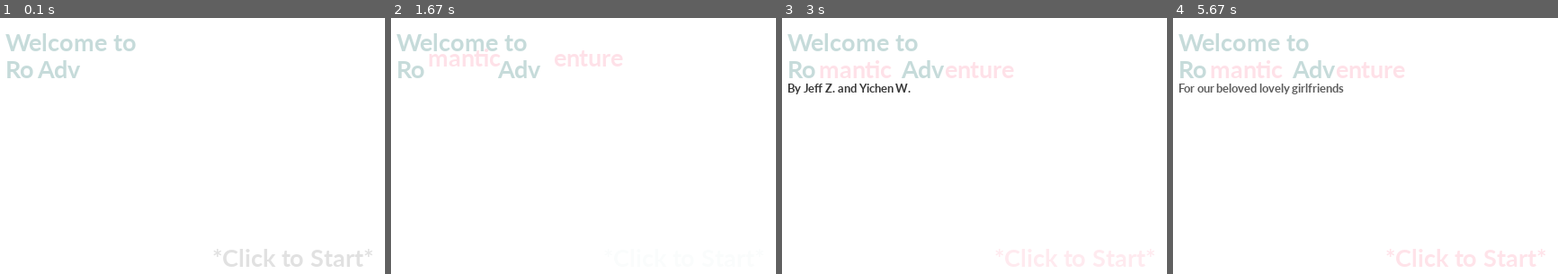
Above: before the commit, frames 1-4 (left to right).
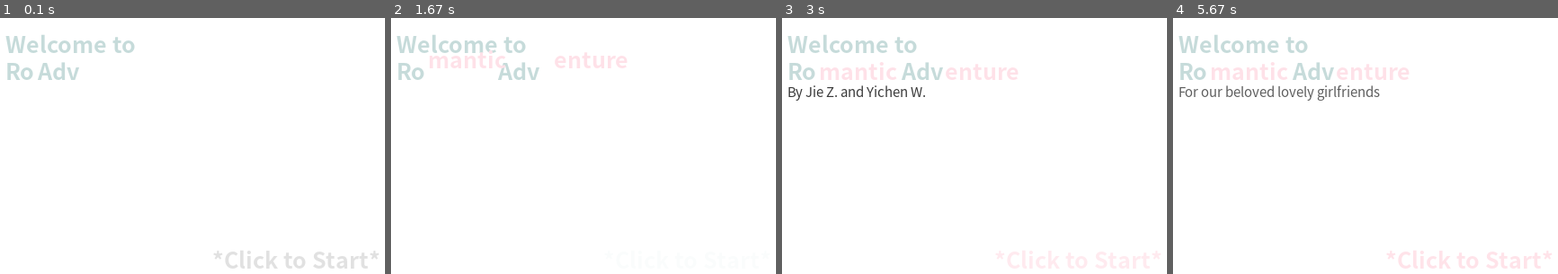
Above: after the commit, the same moments.

Repository: Pitrick3141/RoAdv
Game: pygame game, started from main.py
Two runs of this game, one before a commit and one after it. Both use one fixed random seed, a clock stepped at 60 frames per second and the inputs below.
Inputs (mouse positions are in pixels of both pictures, inside the frame that each line leads up to):
- Up to frame 1 (0.1 s): no input
- Up to frame 2 (1.67 s): click (695, 243) at 0.38 s
- Up to frame 3 (3 s): no input
- Up to frame 4 (5.67 s): no input

The runs differ from the first frame. In frame 1, 2.2% of the frame differs, in the area x 1-99%, y 5-98%; in frame 2, 2.2%; in frame 3, 3.2%; in frame 4, 4.4%.

Commit message:
Change Font to support Chinese Characters

Diff:
--- a/FormHome.py
+++ b/FormHome.py
@@ -41,8 +41,10 @@
         # 在主页面上显示文本
         color = kwargs.get('color') if 'color' in kwargs.keys() else globles.title_blue
         alpha = kwargs.get('alpha') if 'alpha' in kwargs.keys() else 255
-        size = kwargs.get('size') if 'size' in kwargs.keys() else 30
-        font = pygame.font.SysFont('Calibri', size, True, False)
+        size = kwargs.get('size') if 'size' in kwargs.keys() else 25
+        is_bold = kwargs.get('bold') if 'bold' in kwargs.keys() else True
+        is_italic = kwargs.get('italic') if 'italic' in kwargs.keys() else False
+        font = pygame.font.SysFont('Microsoft Yahei', size, is_bold, is_italic)
         text = font.render(content, True, color)
         text.set_alpha(alpha)
         self.screen.blit(text, [x, y])
@@ -61,14 +63,13 @@
         click_alpha = 0
         click_color = globles.black
         about_alpha = 0
-        about_alpha_2 = 0
-        about_alpha_3 = 0
         reverse = 0
 
         # 循环文本
-        about_texts = ["By Jeff Z. and Yichen W.",
+        about_texts = ["By Jie Z. and Yichen W.",
                        "For our beloved lovely girlfriends",
-                       "Happy Birthday!"]
+                       "Happy Birthday!",
+                       "生日快乐！"]
         about_index = 0
         about_reverse = 0
 
@@ -116,7 +117,7 @@
                     reverse *= -1
                 click_alpha += 5 * reverse
             if self.stage >= 2:
-                self.show_text(about_texts[about_index], 20, 70, color=globles.black, alpha=about_alpha, size=15)
+                self.show_text(about_texts[about_index], 20, 70, color=globles.black, alpha=about_alpha, size=15, bold=False)
                 if about_reverse == 0:
                     about_alpha += 3
                     if about_alpha > 255:
